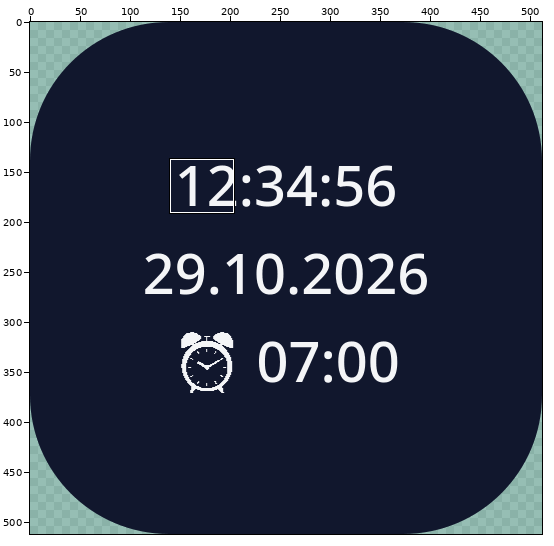
One commit to this sprite sheet: SecondsClock/src/main/res/drawable/ic_launcher.png. The first picture is a wide view before the edit; the outline marks the close-up.
Close-up. The starting point:
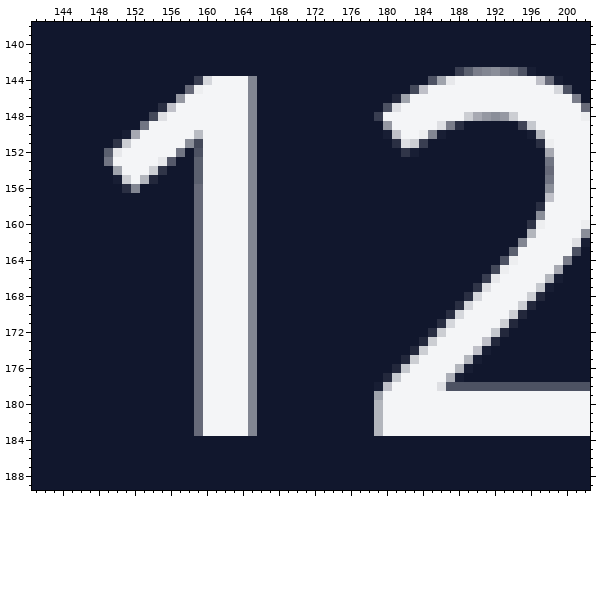
The file is 512x512 pixels. Pixels under 10% opacity are left out. Colours within 5 levels of each other are drawn and written as one. Shown: x 141..202, y 138..189. The commit also changed other parts of the picture, which this record leaves out.
The same view after the edit:
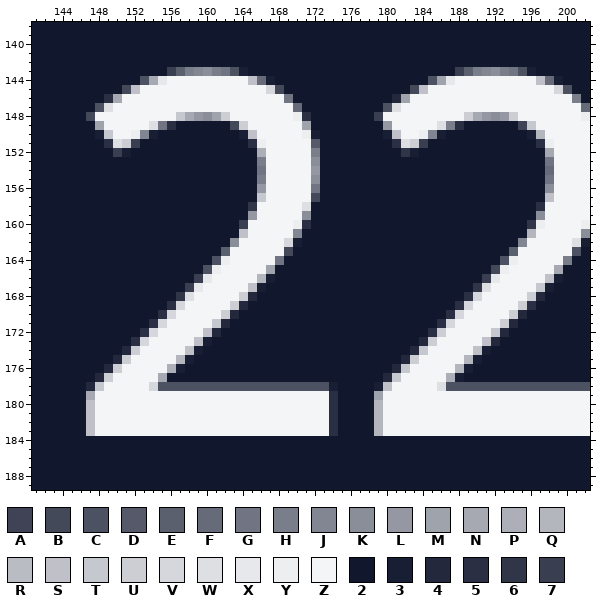
Palette (. is transparent): A #3f4355  B #44495a  C #4d5263  D #55596a  E #5b606f  F #676a79  G #717583  H #7a7d8a  J #828692  K #8a8e99  L #9598a2  M #9fa3ac  N #a7a9b2  P #acafb8  Q #b3b6bd  R #b9bcc3  S #bfc0c8  T #c5c8ce  U #ccced3  V #d5d7dc  W #dedfe3  X #e7e8eb  Y #edeef0  Z #f4f5f7  2 #11172d  3 #181e34  4 #23283c  5 #2a2f43  6 #303548  7 #393e51
Changes in this commit:
Changed rows in their new state; - is an unchanged pixel.
first column x 147:
143 ---------7EHJKHGC3----------------------------------
144 ------CNXZZZZZ----SF3-------------------------------
145 ----BSZZZZZZZ-----ZZVB------------------------------
146 --5NZZZZZZZ-------ZZZZG-----------------------------
147 -CWZZZZZZZ--------ZZZZZF----------------------------
148 BZZZZZZZZ-TNLKMU--ZZZZZY5---------------------------
149 -MZZZZZWG5222222BUZZZZZZM---------------------------
150 -3TZZYJ32222222223SZZZZZY3--------------------------
151 --5W-72222222222225YZZZZZD--------------------------
152 --273222222-2222222PZZZZZH--------------------------
153 --22222222--2222222HZZZZZK--------------------------
154 ---222222---2222222GZZZZZL--------------------------
155 ---22222----2222222HZZZZZK--------------------------
156 ----22------2222222LZZZZZG--------------------------
157 ------------2222222TZZZZZB--------------------------
158 ------------2222226ZZZZZW---------------------------
159 ------------222222LZZZZZK---------------------------
160 ------------222227ZZZZZY5---------------------------
161 ------------22222SZZZZZJ----------------------------
162 ------------2222K-ZZZZV3----------------------------
163 ------------222E--ZZZZB-----------------------------
164 ------------22CY--ZZZG------------------------------
165 ------------2CY---ZZM-------------------------------
166 ------------7X----ZQ3------------------------------S
167 -----------7X-----S3--------------------------------
168 ----------6WZ----U4---------------------------------
169 ---------5VZZ---U42------------------------------5--
170 --------5VZZZ--U422---------------------------------
171 -------5VZZZZ-T4222---------------------------------
172 ------5VZZZZZS42222---------------------------------
173 -----5VZZZZZS322222---------------------------------
174 ----4UZZZZZS3222222------------------T--------------
175 ---4UZZZZZQ32222222---------------------------------
176 --4UZZZZZP3-2222222---------------------------------
177 -4UZZZZZN---2222222---------------------------------
178 4TZZZZZVCCCCCCCCCCCCCCCCCCC3------------------------
179 NZZZZZZZZZZZZ-----ZZZZZZZZZ5------------------------
180 SZZZZZZZZZZZZ-----ZZZZZZZZZ5------------------------
181 SZZZZZZZZZZZZ-----ZZZZZZZZZ5------------------------
182 SZZZZZZZZZZZZ-----ZZZZZZZZZ5------------------------
183 SZZZZZZZZZZZZ-----ZZZZZZZZZ5------------------------
